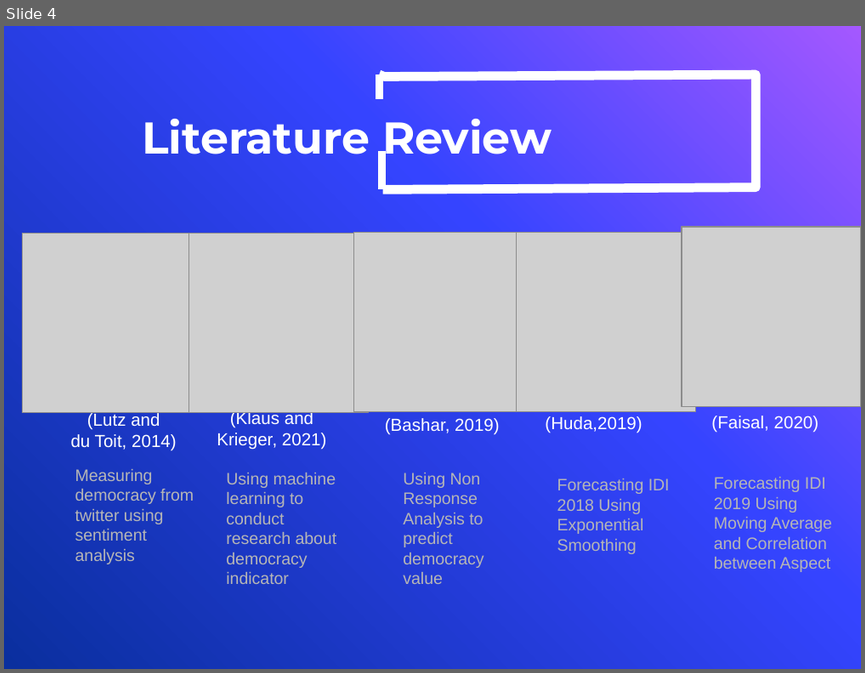
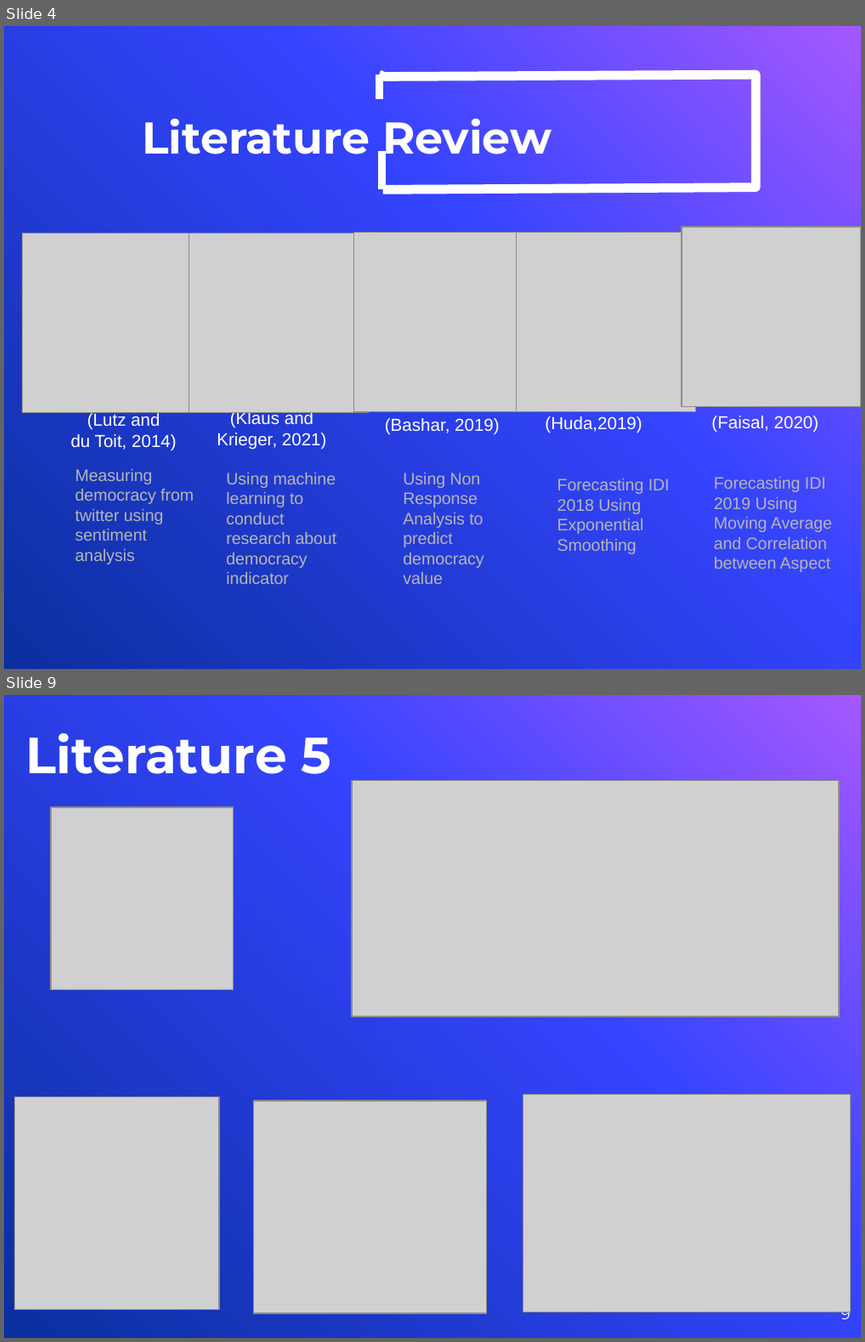
Before and after one commit to novanurviana/catatanbimbingan, a slide deck: bab 1.pptx. Shown one above the other, each under a label of ours: slide 4 before the commit, slides 4 and 9 after it; the slides between them are not shown. The pictures are 865x673 and 865x1342 pixels, drawn with LibreOffice and Linux fonts; fonts in the diff are those of the drawing; grey boxes stand for pictures; background and template pictures are left out. Boxes give left, top, right and bottom in pixels: in the first picture for what was removed or moved away, otherwise in the second. Text is boxed around its words. In the diff, an @@ line names an element or a change of style, - is before the commit and + after.

```diff
--- a/bab 1.pptx
+++ b/bab 1.pptx
@@ slide 9 added at bbox=[4, 695, 861, 1338], background picture (left out) @@
@@ title added at bbox=[26, 733, 332, 774], 32 pt, text #FFFFFF, bold @@
+Literature 5
@@ picture added at bbox=[352, 781, 838, 1016] @@
@@ picture added at bbox=[51, 807, 234, 990] @@
@@ picture added at bbox=[14, 1097, 219, 1310] @@
@@ picture added at bbox=[254, 1100, 488, 1313] @@
@@ picture added at bbox=[522, 1094, 850, 1312] @@
@@ page number added at bbox=[840, 1304, 850, 1323], 9.8 pt, text #FFFFFF @@
+9
```
Also in this commit, not shown: 6 other slides added, 2 other files.
